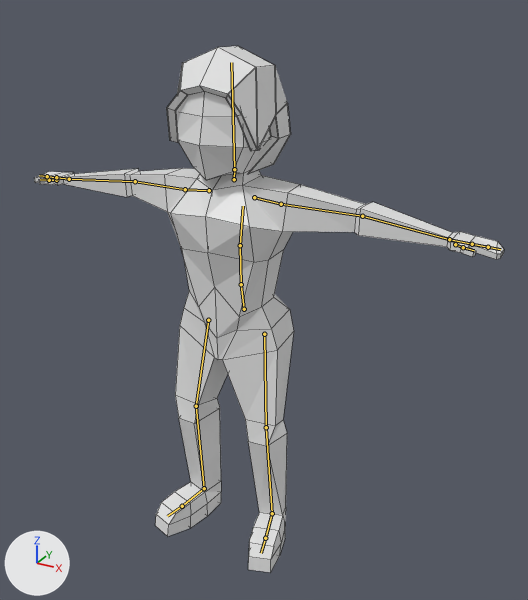
The Blender file Dungeon Crawler/Assets/Visual Assets/Blender Files/Improved Player Character.blend, before and after one commit.
The view is the same before and after, from a 50 mm camera at (10.12, -16.56, 16.45) aimed at (0.74, 0.51, 7.92). The axes (+X, +Y, +Z) are drawn at lower left. The lights are the same throughout. The bones that bend it are drawn over the model as lines. Mesh edges are drawn as thin lines.

In view in the first picture: 'Character Model'.
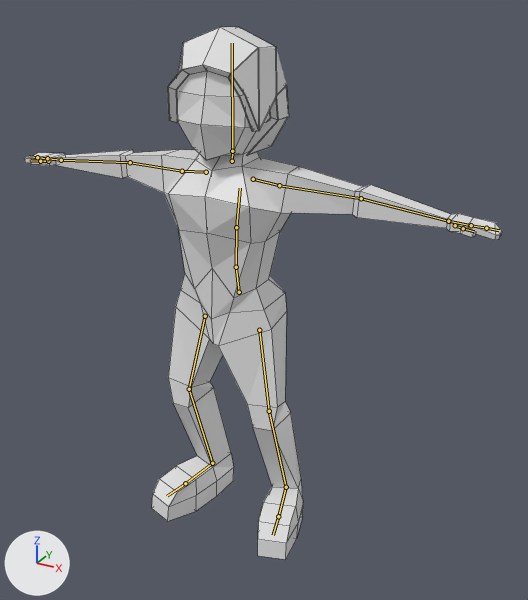
The newer file adds an action. The first version stands in its rest pose; the second is drawn at frame 0 of the action 'ArmatureAction'.

Location of each change, (x1, y1, x2, y2) in pixels of the pictures (528 x 600 px):
'Character Model', posed
    before: (34, 46, 504, 572)
    after: (24, 27, 502, 559)
bone 'Hips', root to tip
    before: (244, 309) to (241, 284)
    after: (239, 292) to (236, 267)
bone 'Spine1', root to tip
    before: (241, 284) to (240, 245)
    after: (236, 267) to (236, 227)

The edits, one by one:
Bone 'Hips' (bone_hips) moves from (0.0, 0.0, 0.0) to (-0.25, 0.41, -0.24).
Bone 'Hips' (bone_hips) turns from (0, 0, 0) to (0, -1, 0) degrees about its own x, y and z.
Bone 'Spine1' (bone_spine1) moves from (0.0, 0.0, 0.0) to (0.01, 0.01, 0.02).
Bone 'Spine1' (bone_spine1) turns from (0, 0, 0) to (-1, 4, -1) degrees about its own x, y and z.
Bone 'HeelIK.l' (bone_heelik_l) moves from (0.0, 0.0, 0.0) to (0.13, 0.74, 0.59).
Bone 'HeelIK.l' (bone_heelik_l) is rescaled from (1.0, 1.0, 1.0) to (1.26, 1.26, 1.26).
Bone 'ElbowIK.l' (bone_elbowik_l) moves from (0.0, 0.0, 0.0) to (-0.3, 0.32, 0.34).
Bone 'ElbowIK.l' (bone_elbowik_l) turns from (0, 0, 0) to (0, 1, 2) degrees about its own x, y and z.
Bone 'WristIK.l' (bone_wristik_l) moves from (0.0, 0.0, 0.0) to (-0.18, 0.42, 0.32).
Bone 'WristIK.l' (bone_wristik_l) turns from (0, 0, 0) to (0, 1, 2) degrees about its own x, y and z.
Bone 'HeelIK.r' (bone_heelik_r) moves from (0.0, 0.0, 0.0) to (-0.08, 0.69, 0.58).
Bone 'HeelIK.r' (bone_heelik_r) is rescaled from (1.0, 1.0, 1.0) to (1.26, 1.26, 1.26).
Bone 'ElbowIK.r' (bone_elbowik_r) moves from (0.0, 0.0, 0.0) to (-0.29, 0.01, 0.51).
Bone 'ElbowIK.r' (bone_elbowik_r) turns from (0, 0, 0) to (0, 1, 2) degrees about its own x, y and z.
Bone 'WristIK.r' (bone_wristik_r) moves from (0.0, 0.0, 0.0) to (-0.17, -0.08, 0.59).
Bone 'WristIK.r' (bone_wristik_r) turns from (0, 0, 0) to (0, 1, 2) degrees about its own x, y and z.
